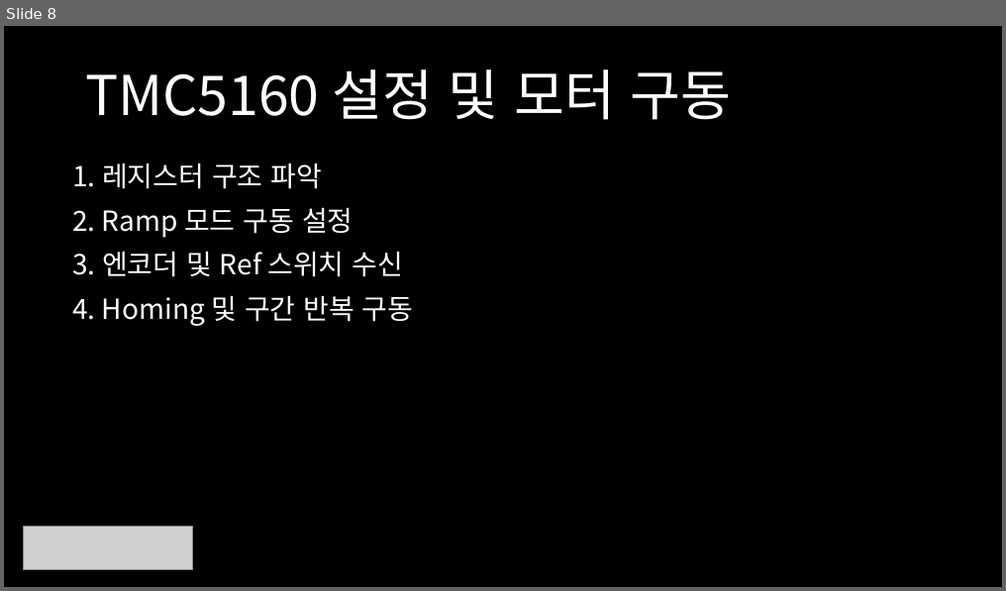
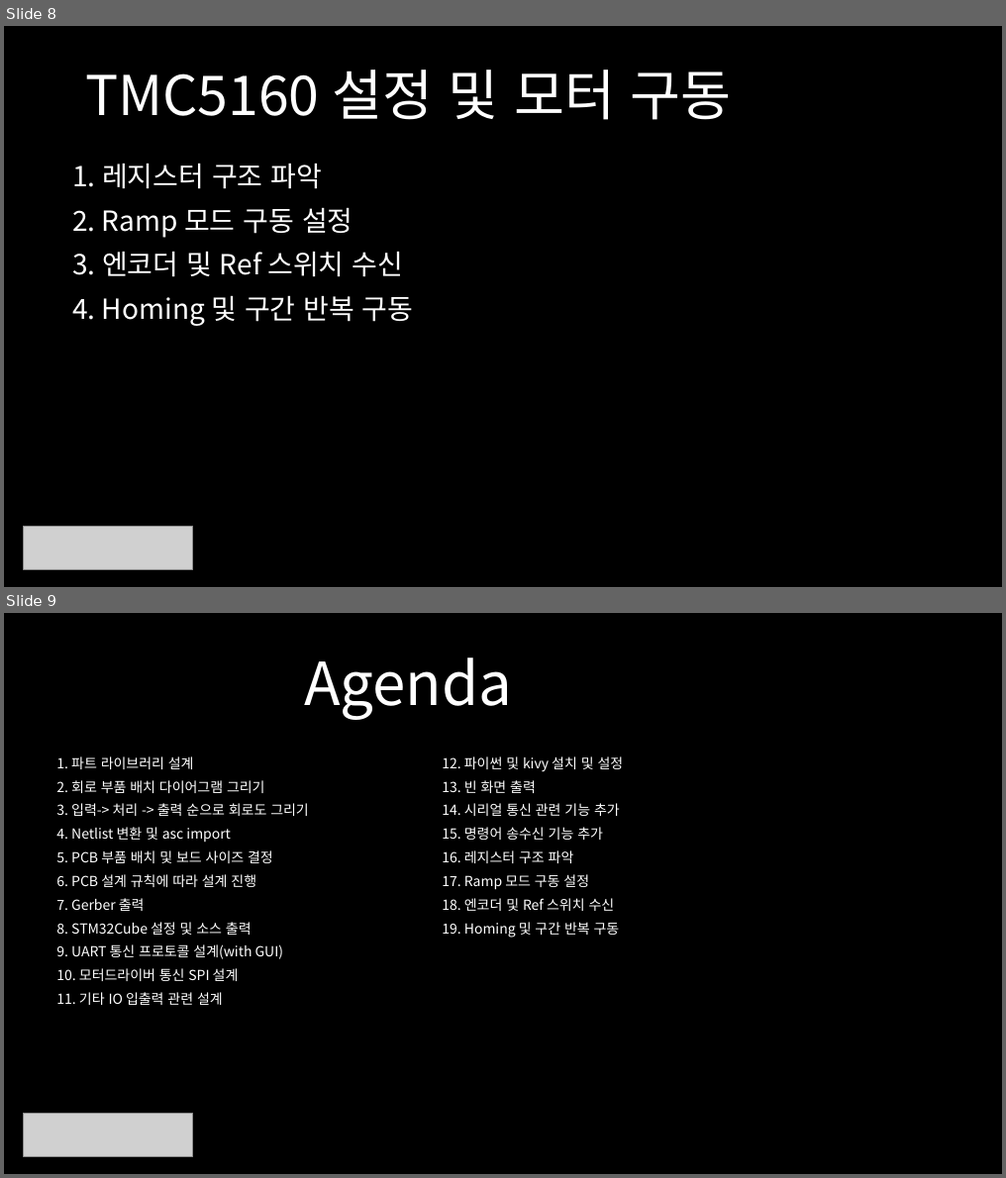
Before and after one commit to burei/project_temporary, a slide deck: Project_Temporary_Main.pptx. Shown one above the other, each under a label of ours: slide 8 before the commit, slides 8 and 9 after it. The pictures are 1006x591 and 1006x1178 pixels, drawn with LibreOffice and Linux fonts; fonts in the diff are those of the drawing; grey boxes stand for pictures. Boxes give left, top, right and bottom in pixels: in the first picture for what was removed or moved away, otherwise in the second. Text is boxed around its words. In the diff, an @@ line names an element or a change of style, - is before the commit and + after.

```diff
--- a/Project_Temporary_Main.pptx
+++ b/Project_Temporary_Main.pptx
@@ slide 9 added at (4,613,1002,1174), background #000000 @@
@@ text added at (304,658,512,720), 42.9 pt, text #FFFFFF @@
+Agenda
@@ text added at (56,757,194,769), 10 pt, text #FFFFFF @@
+1. 파트 라이브러리 설계
@@ text added at (442,757,624,772), 10 pt, text #FFFFFF @@
+12. 파이썬 및 kivy 설치 및 설정
@@ text added at (56,780,265,793), 10 pt, text #FFFFFF @@
+2. 회로 부품 배치 다이어그램 그리기
@@ text added at (442,780,536,793), 10 pt, text #FFFFFF @@
+13. 빈 화면 출력
@@ text added at (56,803,309,816), 10 pt, text #FFFFFF @@
+3. 입력-> 처리 -> 출력 순으로 회로도 그리기
@@ text added at (442,803,620,816), 10 pt, text #FFFFFF @@
+14. 시리얼 통신 관련 기능 추가
@@ text added at (56,827,231,842), 10 pt, text #FFFFFF @@
+4. Netlist 변환 및 asc import
@@ text added at (442,827,603,840), 10 pt, text #FFFFFF @@
+15. 명령어 송수신 기능 추가
@@ text added at (56,851,273,863), 10 pt, text #FFFFFF @@
+5. PCB 부품 배치 및 보드 사이즈 결정
@@ text added at (56,874,256,887), 10 pt, text #FFFFFF @@
+6. PCB 설계 규칙에 따라 설계 진행
@@ text added at (442,851,574,863), 10 pt, text #FFFFFF @@
+16. 레지스터 구조 파악
@@ text added at (442,874,589,890), 10 pt, text #FFFFFF @@
+17. Ramp 모드 구동 설정
@@ text added at (56,898,145,911), 10 pt, text #FFFFFF @@
+7. Gerber 출력
@@ text added at (442,898,615,911), 10 pt, text #FFFFFF @@
+18. 엔코더 및 Ref 스위치 수신
@@ text added at (56,922,252,935), 10 pt, text #FFFFFF @@
+8. STM32Cube 설정 및 소스 출력
@@ text added at (442,922,620,938), 10 pt, text #FFFFFF @@
+19. Homing 및 구간 반복 구동
@@ text added at (56,945,284,959), 10 pt, text #FFFFFF @@
+9. UART 통신 프로토콜 설계(with GUI)
@@ text added at (56,968,239,981), 10 pt, text #FFFFFF @@
+10. 모터드라이버 통신 SPI 설계
@@ text added at (56,992,223,1005), 10 pt, text #FFFFFF @@
+11. 기타 IO 입출력 관련 설계
@@ picture added at (24,1114,193,1157) @@
```
Also in this commit, not shown: 3 other files.
